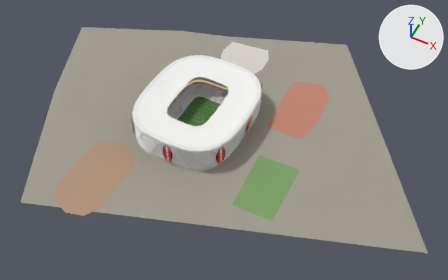
The Blender file blender/out/talanta_detail.blend: old version first, new version second.
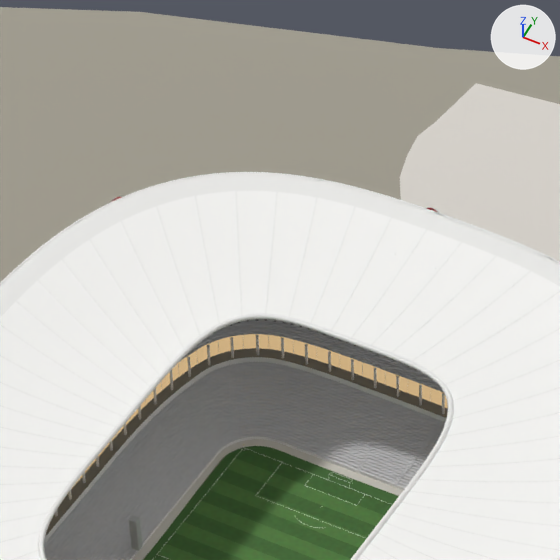
Old and new are each drawn whole from a camera (50 mm lens) standing at (427.0, -743.0, 899.0) and looking at (65.0, -19.0, -6.0) and again close up on the part from 36% to 55% of the width and 10% to 41% of the height. The lights are fixed; the arrows at upper right show +X, +Y and +Z. The first two pictures are the older version.

In view in the first close-up: 'facade', 'north_plaza', 'pitch', 'pitch_apron', 'pitch_zone', 'ring_beam', 'roof', 'roof_ribs', 'site_pad', 'tier_lower', 'tier_middle', 'vip_glass' and 11 more.
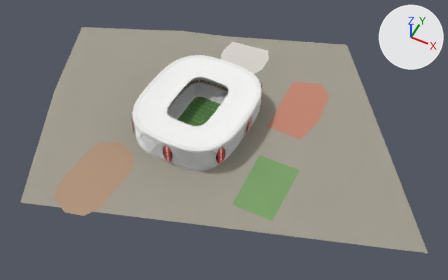
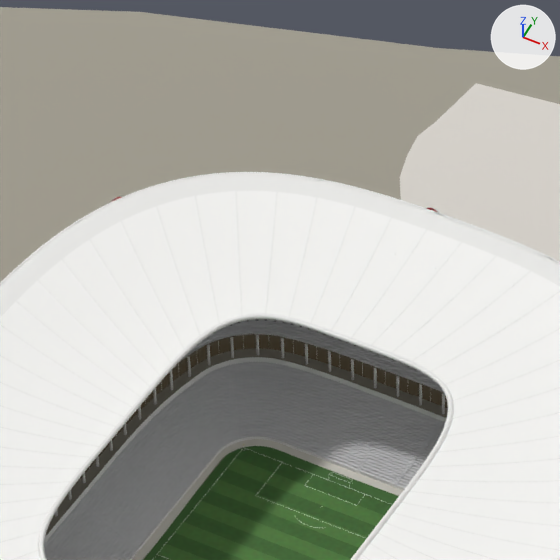
Location of each change, [x1, y1, x2, y2] in pixels of the close-ups (560 x 560 px):
'vip_glass', surface changed
    both: [72, 334, 448, 488]

What the commit changed:
In material 'vip_glass_lit' (mat_vip_glass_lit), emission_strength goes from 0.6 to 0.03.
